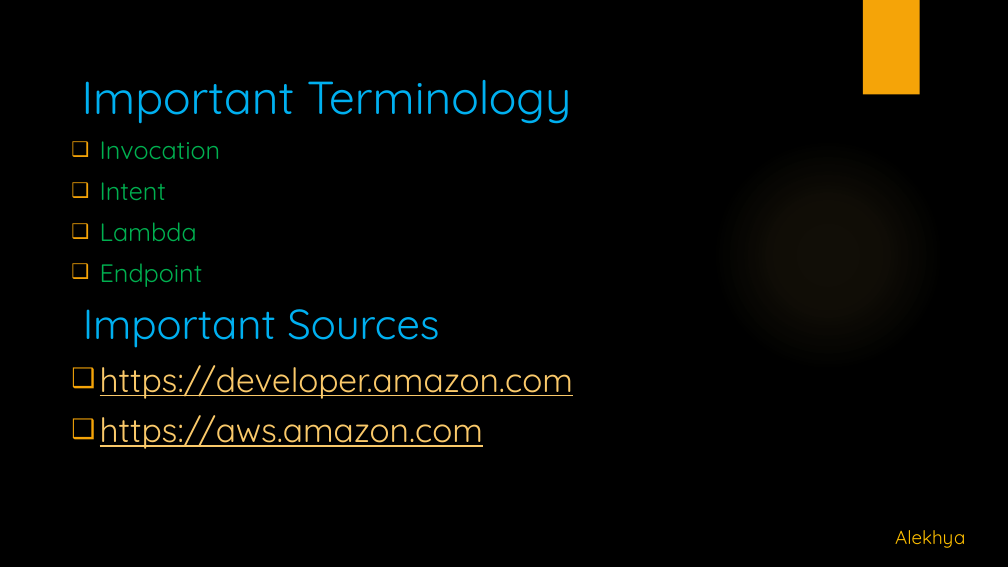
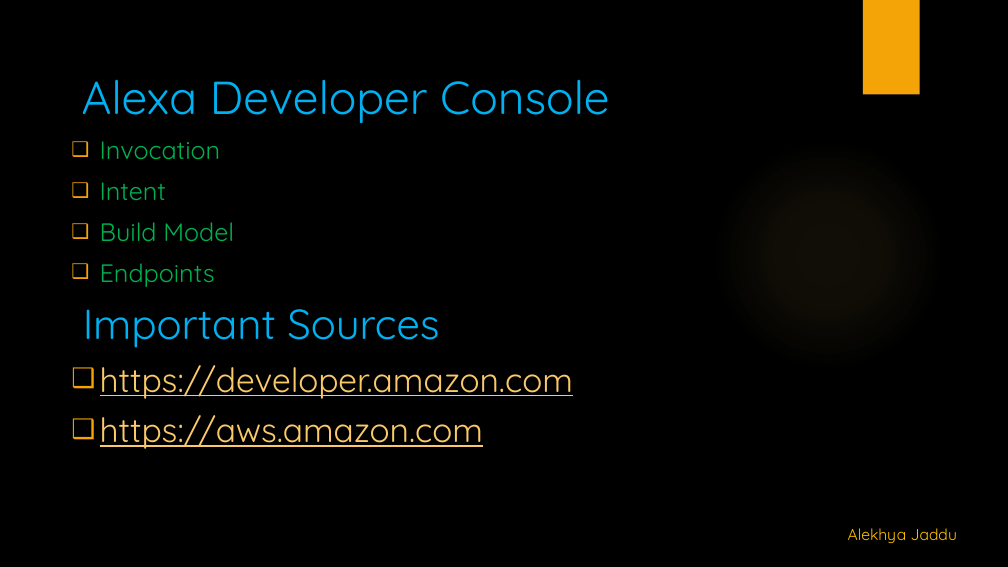
Before and after one commit to alekhyajaddu/alexa-project, a slide deck: slide 7 of Alexa ppt.pptx. Drawn at 1008x567 pixels with LibreOffice and Linux fonts; fonts in the diff are those of the drawing; background and template pictures are left out. Boxes give left, top, right and bottom in pixels: in the first picture for what was removed or moved away, otherwise in the second. Text is boxed around its words. In the diff, an @@ line names an element or a change of style, - is before the commit and + after.

Commit message:
made changes in the ppt

```diff
--- a/Alexa ppt.pptx
+++ b/Alexa ppt.pptx
@@ text at bbox=[82, 80, 609, 124]: text changed @@
-Important Terminology
+Alexa Developer Console
@@ text at bbox=[100, 222, 234, 287]: text changed @@
-❑ Lambda
-❑ Endpoint
+❑ Build Model
+❑ Endpoints
@@ text at bbox=[848, 528, 958, 543]: text changed; size 18 to 15 pt @@
-Alekhya
+Alekhya Jaddu
```
Also in this commit, not shown: 15 other slides changed.
